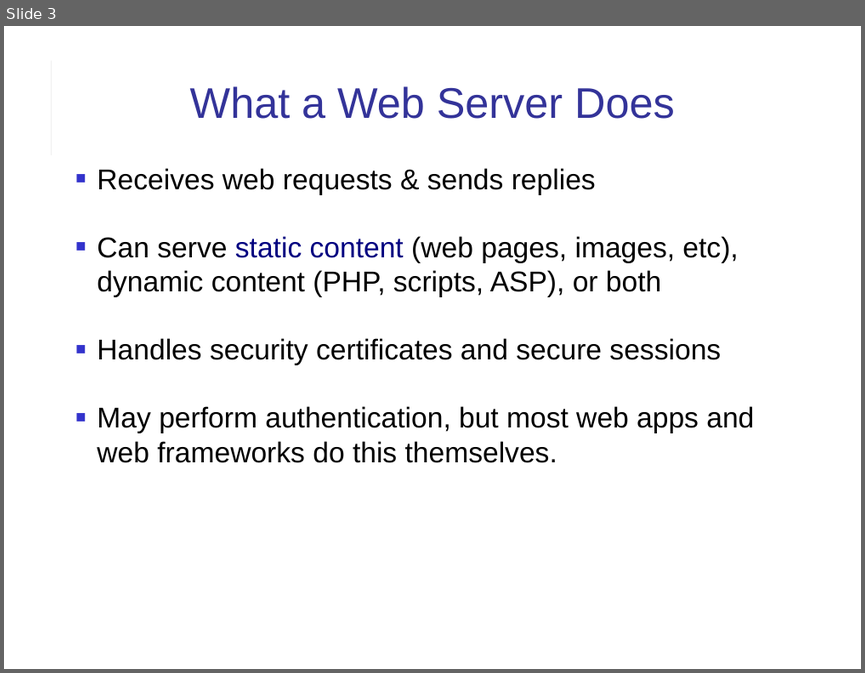
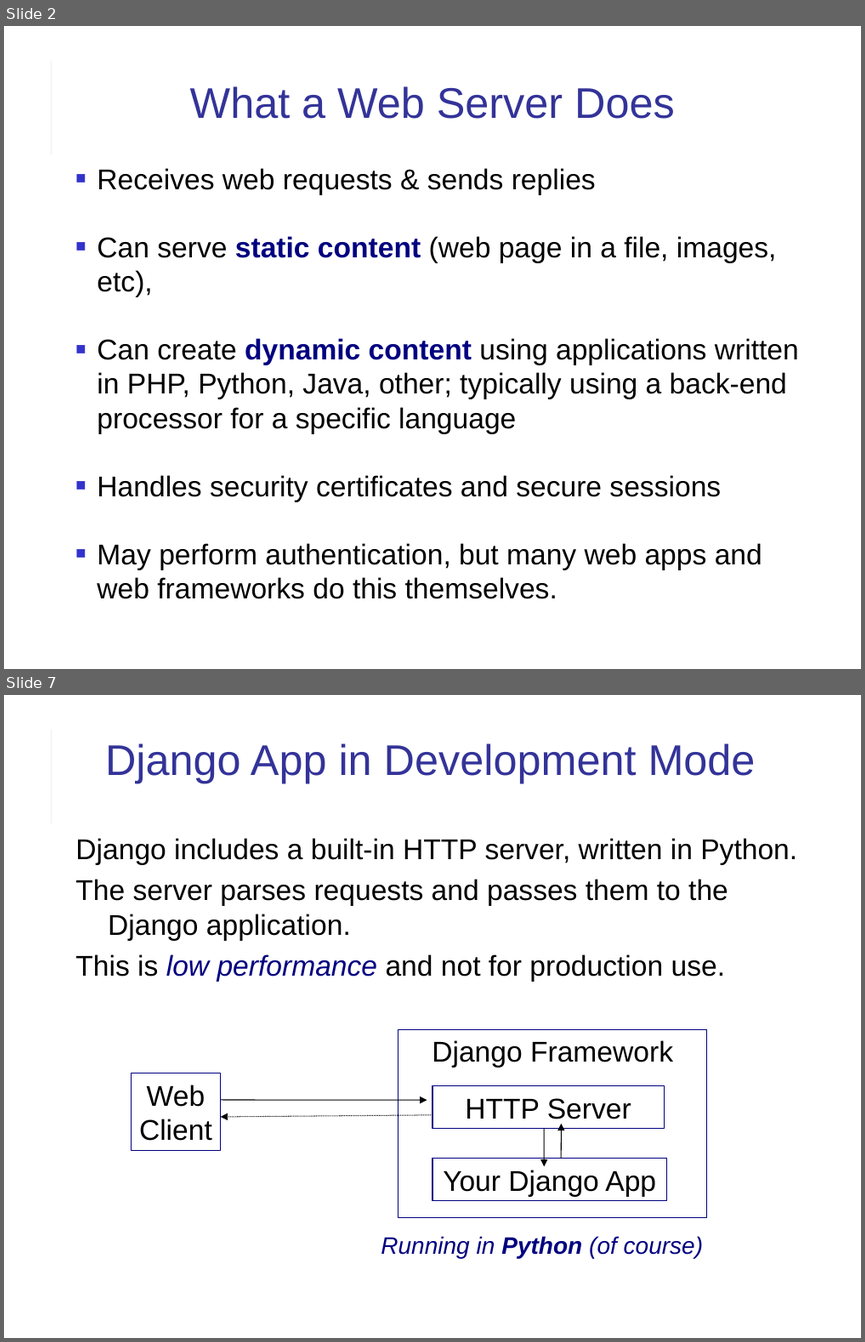
Before and after one commit to cpske/ISP, a slide deck: web/Web-Apps-and-Web-Servers.ppt. Shown one above the other, each under a label of ours: slide 3 before the commit, slides 2 and 7 after it; the slides between them are not shown. The pictures are 865x673 and 865x1342 pixels, drawn with LibreOffice and Linux fonts; fonts in the diff are those of the drawing. Boxes give left, top, right and bottom in pixels: in the first picture for what was removed or moved away, otherwise in the second. Text is boxed around its words. In the diff, an @@ line names an element or a change of style, - is before the commit and + after.

```diff
--- a/web/Web-Apps-and-Web-Servers.ppt
+++ b/web/Web-Apps-and-Web-Servers.ppt
@@ slide 7 added at (x1=4, y1=695, x2=861, y2=1338), background #FFFFFF; not listed: 2 template elements that a slide beside it also shows @@
@@ title added at (x1=105, y1=743, x2=755, y2=783), 36 pt, text #333399 @@
+Django App in Development Mode
@@ text added at (x1=75, y1=838, x2=797, y2=981), 24 pt, text #000000 @@
+Django includes a built-in HTTP server, written in Python.
+The server parses requests and passes them to the Django application.
+This is low performance and not for production use.
@@ rectangle added at (x1=398, y1=1029, x2=707, y2=1218), outline #000080 0.74 pt, 24 pt, text #000000 @@
+Django Framework
@@ rectangle added at (x1=131, y1=1073, x2=221, y2=1150), outline #000080 0.74 pt, 24 pt, text #000000 @@
+Web
+Client
@@ arrow added from (221, 1100) to (427, 1100), #000000 0.74 pt @@
@@ rectangle added at (x1=432, y1=1086, x2=664, y2=1129), outline #000080 0.74 pt, 24 pt, text #000000 @@
+HTTP Server
@@ arrow added from (432, 1115) to (221, 1117), #000000 0.74 pt dashed @@
@@ arrow added from (561, 1157) to (561, 1123), #000000 0.74 pt @@
@@ arrow added from (544, 1129) to (544, 1166), #000000 0.74 pt @@
@@ rectangle added at (x1=432, y1=1157, x2=666, y2=1201), outline #000080 0.74 pt, 24 pt, text #000000 @@
+Your Django App
@@ text added at (x1=381, y1=1236, x2=703, y2=1259), 20 pt, text #000080, italic @@
+Running in Python (of course)
@@ what was slide 3 is now slide 2 @@
@@ slide 2 changed as well @@
@@ text at (x1=97, y1=236, x2=799, y2=434): text changed @@
-■ Can serve static content (web pages, images, etc), dynamic content (PHP, scripts, ASP), or both
+■ Can serve static content (web page in a file, images, etc),
+■ Can create dynamic content using applications written in PHP, Python, Java, other; typically using a back-end processor for a specific language
@@ text at (x1=97, y1=543, x2=762, y2=599): text changed @@
-■ May perform authentication, but most web apps and web frameworks do this themselves.
+■ May perform authentication, but many web apps and web frameworks do this themselves.
```
Also in this commit, not shown: 7 other slides changed, 9 other slides added, 7 slides removed, 4 other files.
